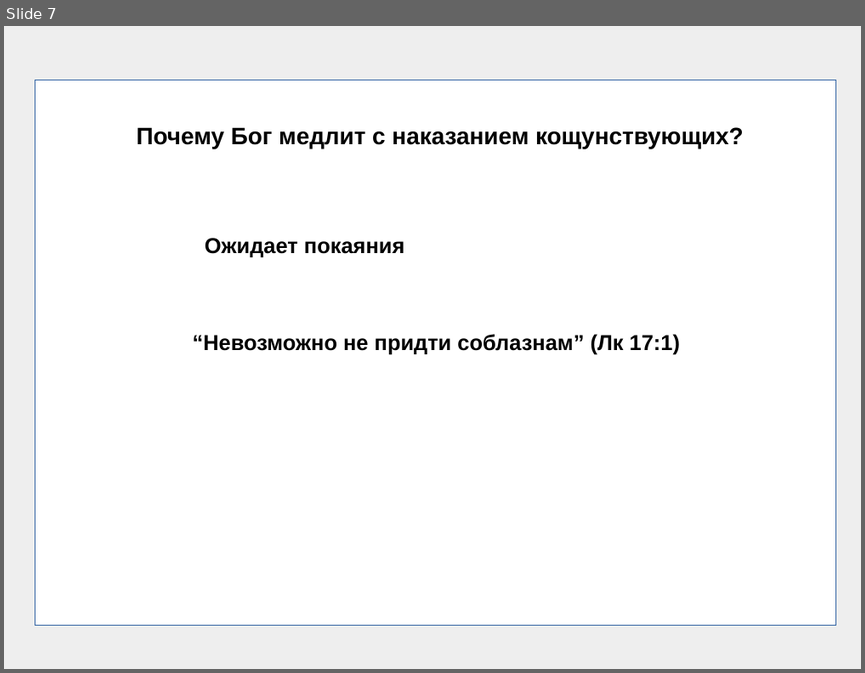
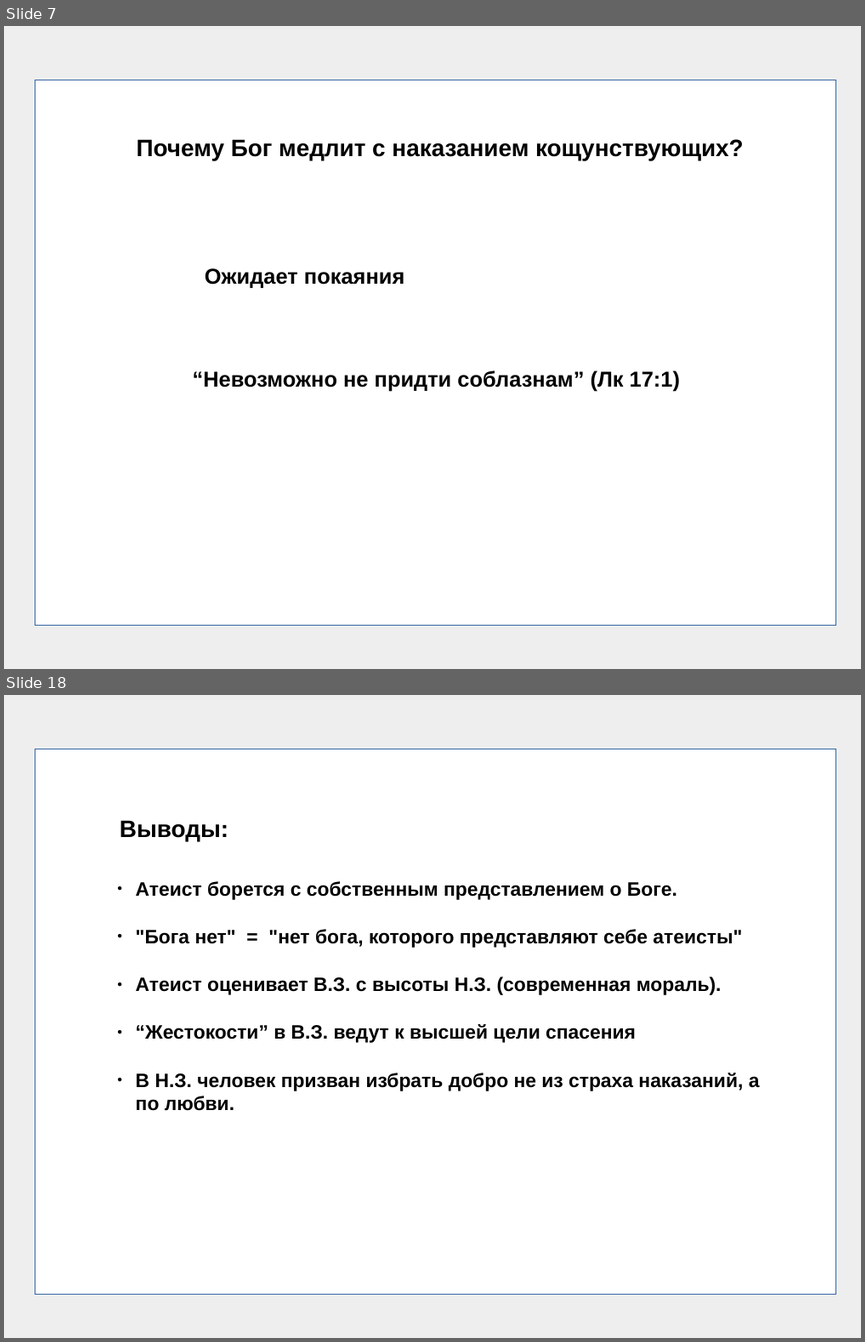
Before and after one commit to frpaul/ob, a slide deck: presentations/blasphemy01.odp. Shown one above the other, each under a label of ours: slide 7 before the commit, slides 7 and 18 after it; the slides between them are not shown. The pictures are 865x673 and 865x1342 pixels, drawn with LibreOffice and Linux fonts; fonts in the diff are those of the drawing. Boxes give left, top, right and bottom in pixels: in the first picture for what was removed or moved away, otherwise in the second. Text is boxed around its words. In the diff, an @@ line names an element or a change of style, - is before the commit and + after.

```diff
--- a/presentations/blasphemy01.odp
+++ b/presentations/blasphemy01.odp
@@ slide 18 added at bbox=[4, 695, 861, 1338], background #EEEEEE @@
@@ rectangle added at bbox=[35, 749, 836, 1293], fill #FFFFFF, outline #3465A4 0 pt @@
@@ text added at bbox=[120, 820, 228, 841], 22 pt, text #000000, bold @@
+Выводы:
@@ text added at bbox=[136, 881, 760, 1111], 18 pt, text #000000, bold @@
+● Атеист борется с собственным представлением о Боге.
+● "Бога нет" = "нет бога, которого представляют себе атеисты"
+● Атеист оценивает В.З. с высоты Н.З. (современная мораль).
+● “Жестокости” в В.З. ведут к высшей цели спасения
+● В Н.З. человек призван избрать добро не из страха наказаний, а по любви.
@@ slide 7 changed as well @@
@@ text "Почему Бог медлит с наказанием ...": place and size @@
-text "Почему Бог медлит с наказанием ..." at bbox=[137, 127, 744, 148]
+text "Почему Бог медлит с наказанием ..." at bbox=[137, 139, 744, 160]
@@ text "Ожидает покаяния": place and size @@
-text "Ожидает покаяния" at bbox=[205, 238, 404, 257]
+text "Ожидает покаяния" at bbox=[205, 268, 404, 288]
@@ text "“Невозможно не придти соблазнам” (Лк ...": place and size @@
-text "“Невозможно не придти соблазнам” (Лк ..." at bbox=[193, 334, 680, 355]
+text "“Невозможно не придти соблазнам” (Лк ..." at bbox=[193, 370, 680, 392]
```
Also in this commit, not shown: 2 other slides changed, 10 other slides added, 2 slides removed, 5 other files.
